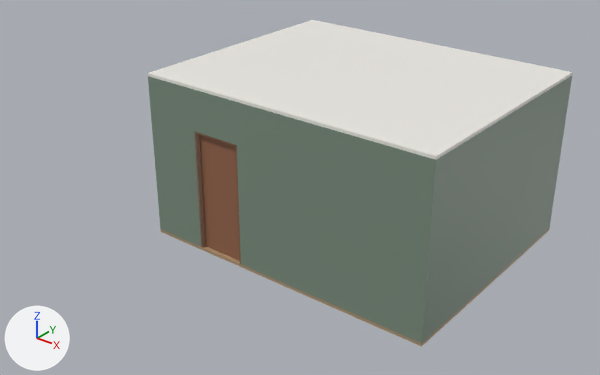
A saved change to the glTF model public/models/room.glb.
One viewpoint serves both versions: a camera (50 mm lens) standing at (7.26, -10.63, 7.02) and looking at (-0.16, -1.35, 1.26). Lighting does not change. The marker at lower left points along +X, +Y and +Z. The older version comes first. Where no turn or scale is listed for an object, it has been applied to the vertices. Vertices at exactly the same position are counted once.

Objects in the first picture: 'door', 'room'.
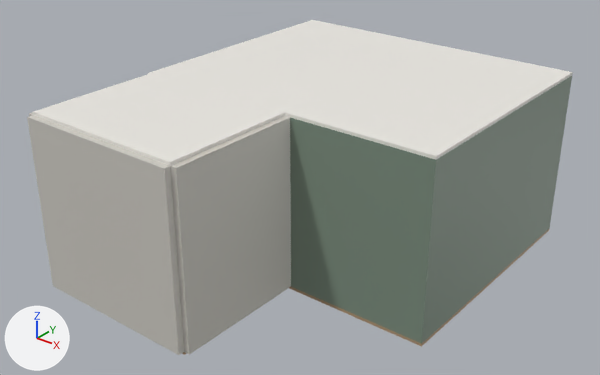
Changed parts and their boxes [x1, y1, x2, y2] in the pictures (600 x 375 px):
'hallway', added: after [27, 74, 291, 355]
    faces in mat_wall_hall (light grey #cecbc4): [27, 112, 291, 355]
    faces in mat_ceiling (white #edebe5): [33, 74, 285, 166]
part 1 of me_door, deleted (brown): before [199, 135, 239, 260]

The edits, one by one:
Material 'wall_hall' (mat_wall_hall) is new.
Its base color is (0.62, 0.6, 0.55) (light grey #cecbc4).
me_door is used by ob_door; location (-1.2, -2.06, 1.1).
me_door had 84 vertices, 144 faces and spanned x -0.54..0.54, y -0.09..0.09, z -1.1..1.1.
me_door now has 38 vertices, 72 faces and spans x -0.54..0.54, y -0.09..0.09, z -1.1..1.1.
me_door part 1: the loose piece of 8 vertices spanning x -0.42..0.42, y -0.02..0.02, z -1.09..0.97 is deleted.
Other edits to the shape of me_door do not show in these pictures.
me_door no longer uses material mat_desk_wood (brown #95654b).
me_door no longer uses material mat_brass (beige #dac495).
Mesh me_hallway is new.
It has 28 vertices, 60 faces and spans x -1.5..1.5, y -1.15..1.15, z -1.45..1.45.
Faces by material slot: [12, 12, 36].
It uses material mat_floor_parquet (beige #b39573).
It uses material mat_ceiling (white #edebe5).
It uses material mat_wall_hall (light grey #cecbc4).
Object 'hallway' (ob_hallway) is new; it shows me_hallway.
Its location is (-1.2, -3.3, 1.4).
